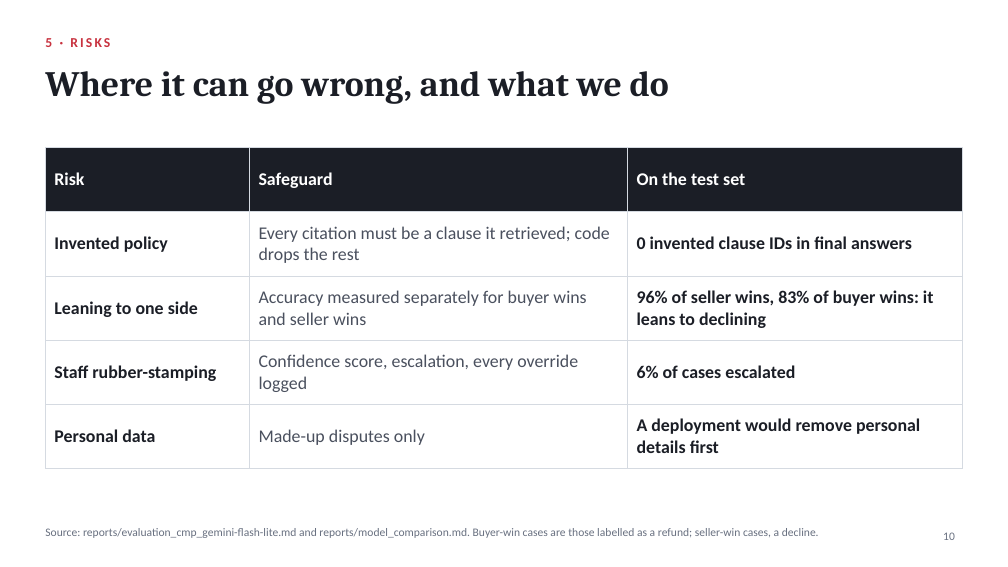
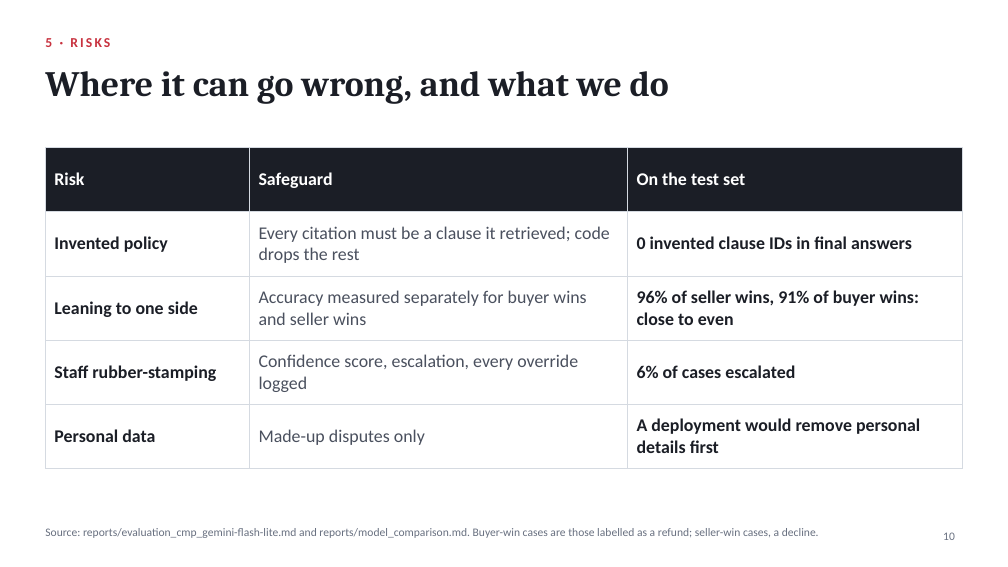
Before and after one commit to J0knee10/carousell-dispute-agent-bc3415, a slide deck: slide 10 of presentation/Carousell_Dispute_Agent_Slides.pptx. Drawn at 1008x567 pixels with LibreOffice and Linux fonts; fonts in the diff are those of the drawing. Boxes give left, top, right and bottom in pixels: in the first picture for what was removed or moved away, otherwise in the second. Text is boxed around its words. In the diff, an @@ line names an element or a change of style, - is before the commit and + after.

```diff
--- a/presentation/Carousell_Dispute_Agent_Slides.pptx
+++ b/presentation/Carousell_Dispute_Agent_Slides.pptx
@@ table at [45, 147, 963, 457] @@
-row 3, column 3: 96% of seller wins, 83% of buyer wins: it leans to declining
+row 3, column 3: 96% of seller wins, 91% of buyer wins: close to even
```
Also in this commit, not shown: 3 other slides changed, 4 other files.
